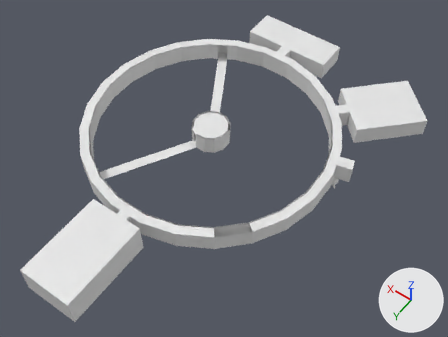
An edit to the Blender file src/assets/mapParts/map.blend, drawn before and after from the same camera.
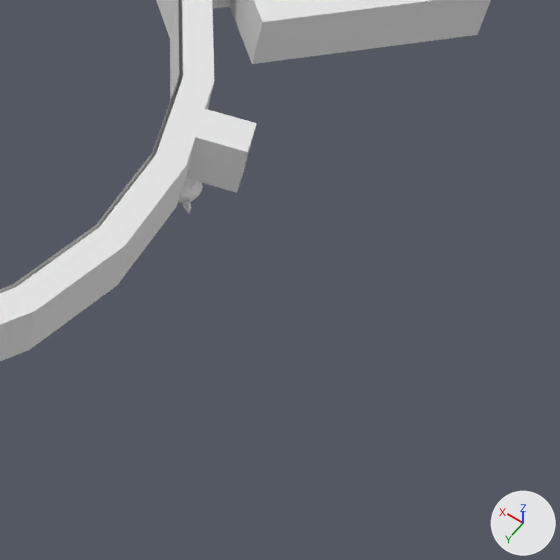
Each version appears first whole from a 50 mm camera at (-38.6, 50.7, 72.2) aimed at (-5.1, 3.8, -1.5), and next in a close-up on the part from 62% to 100% of the width and 37% to 87% of the height. Every picture has the same lights, and +X, +Y and +Z are marked at lower right.

The first close-up shows 'Map Base'.
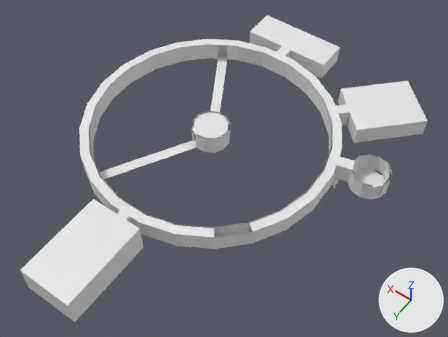
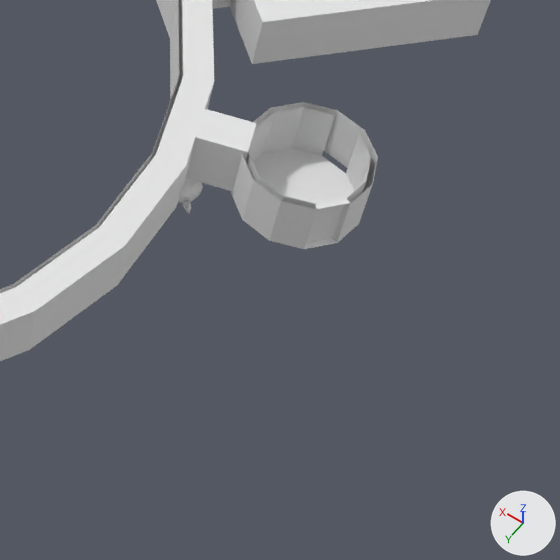
Commit message: Add spiral staircaes room to map

Where the newer file only moved an object's origin or applied its transform, the numbers keep the older frame.

Changed parts and their boxes [x1, y1, x2, y2] in the close-ups (560 x 560 px):
part 1 of me_cylinder, added: after [231, 102, 378, 249]

Diff of the bpy script that builds the scene:
```diff
--- a/src/assets/mapParts/map.blend.py
+++ b/src/assets/mapParts/map.blend.py
@@ me_cylinder @@
 # used by ob_map_base; location = (0.0, 0.0, 0.0); rotation_euler = (0.0, 0.0, 0.654), in degrees (0, 0, 37)
-me_cylinder.from_pydata(...)  # 845 vertices, 768 faces, 14 loose edges; spans x -33.2..24.4, y -26.1..30.0, z -4.8..3.2
+me_cylinder.from_pydata(...)  # 918 vertices, 808 faces, 14 loose edges; spans x -33.2..24.4, y -26.1..30.0, z -4.8..3.2
+# me_cylinder part 1: a new loose piece of 57 vertices spanning x -25.9..-20.0, y 6.4..12.3, z -1.7..1.3
```
